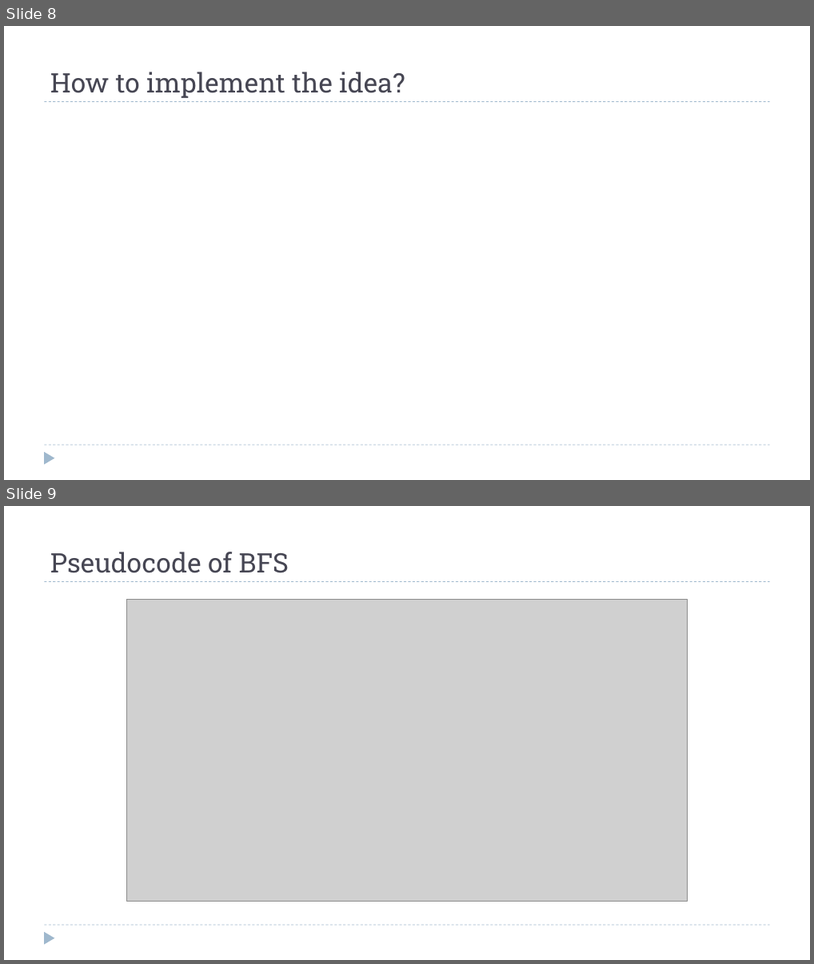
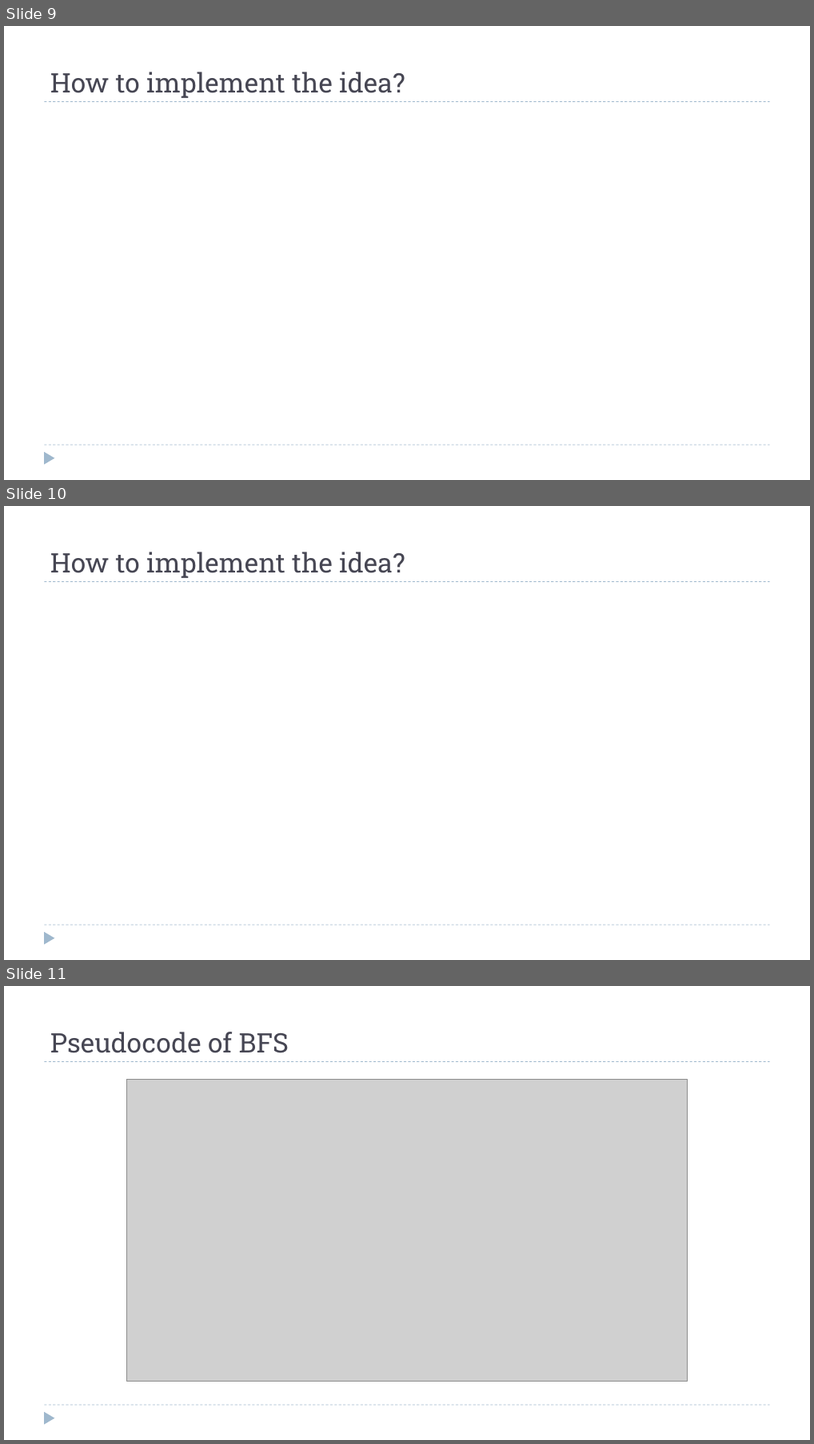
Before and after one commit to dsc-courses/dsc40b-2025-wi, a slide deck: materials/lectures/11-bfs-pt_I/slides.pptx. Shown one above the other, each under a label of ours: slides 8 and 9 before the commit, slides 9, 10 and 11 after it. The pictures are 814x964 and 814x1444 pixels, drawn with LibreOffice and Linux fonts; fonts in the diff are those of the drawing; grey boxes stand for pictures. Boxes give left, top, right and bottom in pixels: in the first picture for what was removed or moved away, otherwise in the second. Text is boxed around its words. In the diff, an @@ line names an element or a change of style, - is before the commit and + after.

```diff
--- a/materials/lectures/11-bfs-pt_I/slides.pptx
+++ b/materials/lectures/11-bfs-pt_I/slides.pptx
@@ slide 10 added at [4, 506, 810, 960], background #FFFFFF; not listed: 3 template elements that a slide beside it also shows @@
@@ title added at [50, 552, 405, 578], 32 pt, text #464653 @@
+How to implement the idea?
@@ what was slide 8 is now slide 9 @@
@@ what was slide 9 is now slide 11 @@
```
Also in this commit, not shown: 2 slides changed, 7 other slides added, 22 other files.
